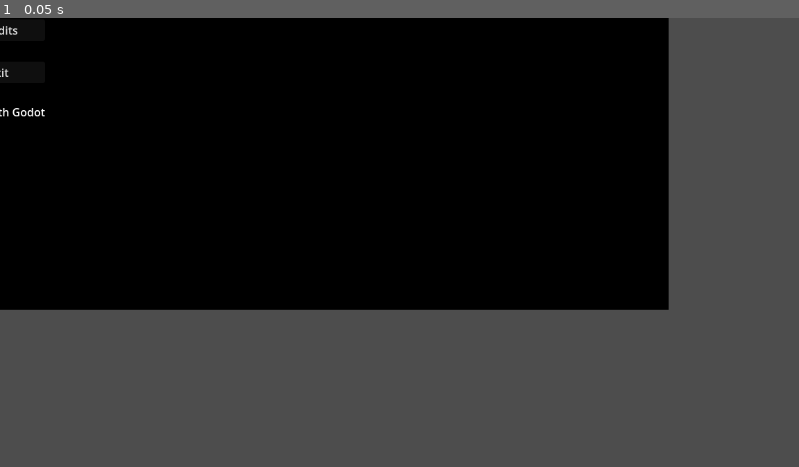
Above: before the commit, frame 1.
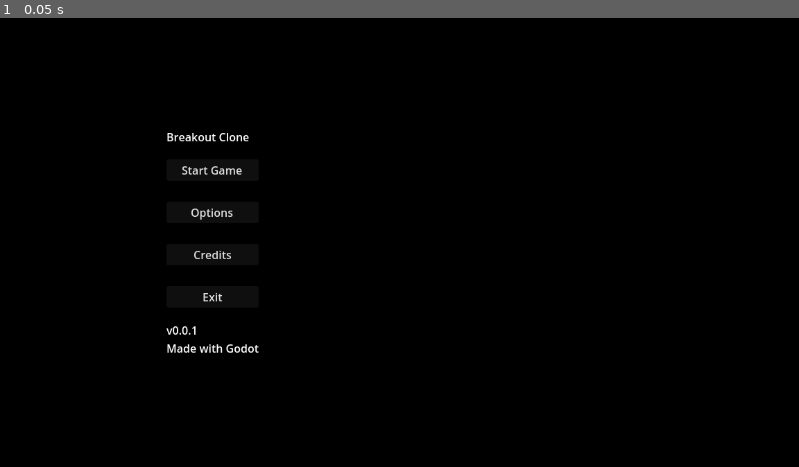
Above: after the commit, the same moment.

Repository: Modailun/breakout-clone
Game: Godot game, scene res://scenes/main_menu.tscn
Two runs of this game, one before a commit and one after it. Both use one fixed random seed, a clock stepped at 60 frames per second and the inputs below. Before the commit the project starts from res://scenes/game_manager.tscn. The engine's default icon, where the game draws it, is replaced by a stand-in: a white triangle on a blue panel in a dark square.
Inputs:
- Up to frame 1 (0.05 s): no input

The runs differ from the first frame. In frame 1, 46% of the frame differs, in the area x 0-100%, y 0-100%.

Commit message:
Started working on level 1

Diff:
--- a/project.godot
+++ b/project.godot
@@ -11,7 +11,7 @@
 [application]
 
 config/name="Breakout Clone"
-run/main_scene="uid://c46kv3a6ycixl"
+run/main_scene="uid://cogv2yv4ovkqq"
 config/features=PackedStringArray("4.5", "Forward Plus")
 config/icon="res://icon.svg"
 
--- /dev/null
+++ b/scenes/level_1.gd
@@ -0,0 +1,6 @@
+extends Node2D
+
+
+func _on_texture_button_pressed() -> void:
+	print("Main Menu")
+	GameManager.change_scene(GameManager.Scenes["MAIN_MENU"])
--- /dev/null
+++ b/scenes/level_1.tscn
@@ -0,0 +1,29 @@
+[gd_scene load_steps=5 format=3 uid="uid://ydj53odfj0he"]
+
+[ext_resource type="Script" uid="uid://ccgql36momwxu" path="res://scenes/level_1.gd" id="1_014kd"]
+[ext_resource type="Texture2D" uid="uid://bn4hkq12jdh1q" path="res://icon.svg" id="2_bswci"]
+
+[sub_resource type="InputEventKey" id="InputEventKey_rus8k"]
+device = -1
+keycode = 4194305
+
+[sub_resource type="Shortcut" id="Shortcut_5xbjy"]
+events = [SubResource("InputEventKey_rus8k")]
+
+[node name="Level 1" type="Node2D"]
+script = ExtResource("1_014kd")
+
+[node name="Polygon2D" type="Polygon2D" parent="."]
+color = Color(0, 0, 0, 1)
+polygon = PackedVector2Array(0, 0, 1152, 0, 1152, 648, 0, 648)
+
+[node name="TextureButton" type="TextureButton" parent="."]
+offset_left = 8.0
+offset_top = 8.0
+offset_right = 136.0
+offset_bottom = 136.0
+scale = Vector2(0.25, 0.25)
+shortcut = SubResource("Shortcut_5xbjy")
+texture_normal = ExtResource("2_bswci")
+
+[connection signal="pressed" from="TextureButton" to="." method="_on_texture_button_pressed"]
--- a/scripts/game_manager.gd
+++ b/scripts/game_manager.gd
@@ -2,7 +2,8 @@
 
 # Liste des chemins vers tes scènes
 const Scenes := {
-	"MAIN_MENU" = "res://scenes/main_menu.tscn"
+	"MAIN_MENU" = "res://scenes/main_menu.tscn",
+	"LEVEL_1" = "res://scenes/level_1.tscn"
 }
 
 # Scène actuelle
@@ -20,5 +21,5 @@
 
 	# Charge la nouvelle scène
 	var new_scene = load(new_scene_path).instantiate()
-	add_child(new_scene)
 	current_scene = new_scene
+	get_tree().current_scene.add_child(new_scene)
--- a/scripts/main_menu.gd
+++ b/scripts/main_menu.gd
@@ -1 +1,6 @@
 extends MarginContainer
+
+
+func _on_start_game_pressed() -> void:
+	print("Start Game")
+	GameManager.change_scene(GameManager.Scenes["LEVEL_1"])
Not shown, added: scenes/level_1.gd.uid
